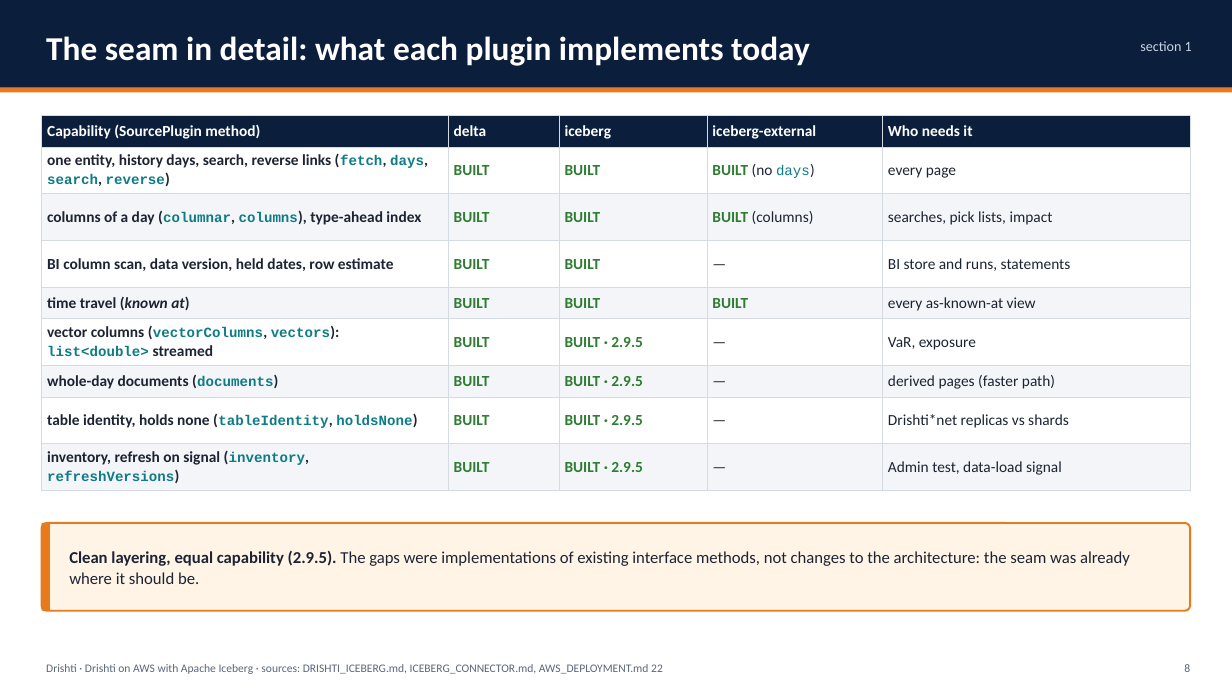
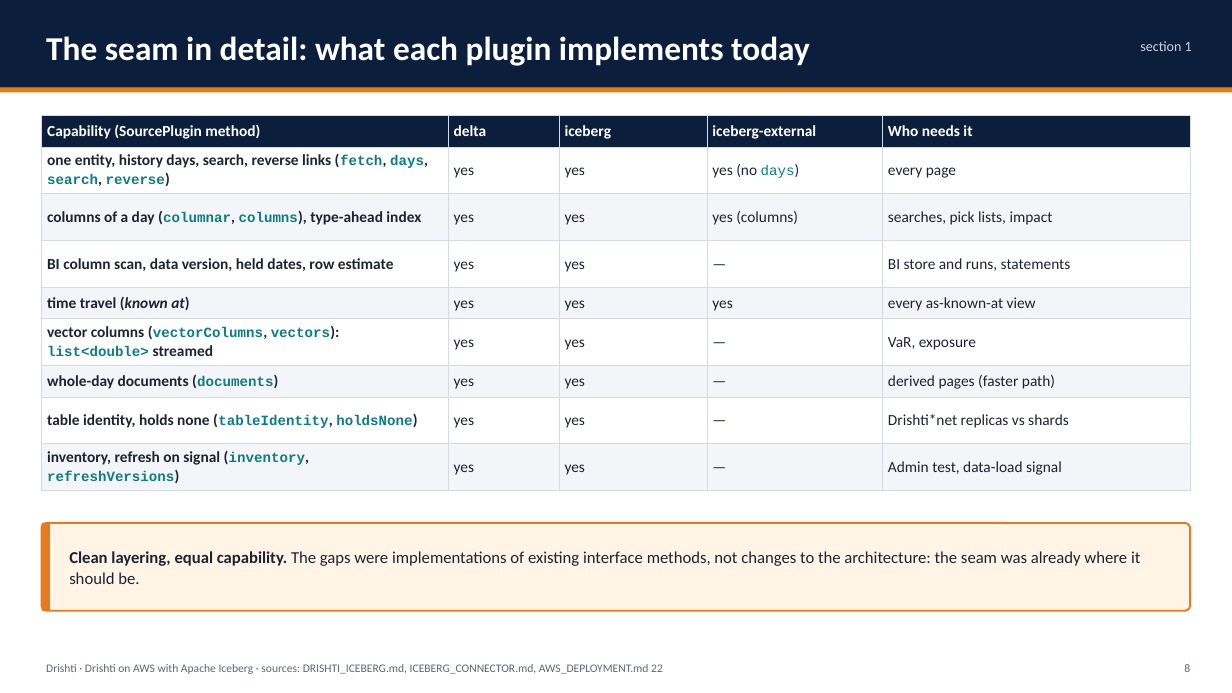
Before and after one commit to ajsinha/drishti, a slide deck: slide 8 of docs/publications/Drishti-AWS-Iceberg.pptx. Drawn at 1232x693 pixels with LibreOffice and Linux fonts; fonts in the diff are those of the drawing. Boxes give left, top, right and bottom in pixels: in the first picture for what was removed or moved away, otherwise in the second. Text is boxed around its words. In the diff, an @@ line names an element or a change of style, - is before the commit and + after.

Commit message:
Decks: Design and Evidence, AWS Delta Lake and AWS Iceberg rebuilt (no BUILT pills, no release numbers, facts brought up to date; editions, Arrow, computed attributes, the Java loader and sharding on Fargate)

```diff
--- a/docs/publications/Drishti-AWS-Iceberg.pptx
+++ b/docs/publications/Drishti-AWS-Iceberg.pptx
@@ table at (42,116,1190,491) @@
-row 2: one entity, history days, search, reverse links (fetch, days, search, reverse) | BUILT | BUILT | BUILT (no days) | every page
+row 2: one entity, history days, search, reverse links (fetch, days, search, reverse) | yes | yes | yes (no days) | every page
-row 3: columns of a day (columnar, columns), type-ahead index | BUILT | BUILT | BUILT (columns) | searches, pick lists, impact
+row 3: columns of a day (columnar, columns), type-ahead index | yes | yes | yes (columns) | searches, pick lists, impact
-row 4, column 2: BUILT
+row 4, column 2: yes
-row 4, column 3: BUILT
+row 4, column 3: yes
-row 5: time travel (known at) | BUILT | BUILT | BUILT | every as-known-at view
+row 5: time travel (known at) | yes | yes | yes | every as-known-at view
-row 6, column 2: BUILT
+row 6, column 2: yes
-row 6, column 3: BUILT · 2.9.5
+row 6, column 3: yes
-row 7, column 2: BUILT
+row 7, column 2: yes
-row 7, column 3: BUILT · 2.9.5
+row 7, column 3: yes
-row 8, column 2: BUILT
+row 8, column 2: yes
-row 8, column 3: BUILT · 2.9.5
+row 8, column 3: yes
-row 9, column 2: BUILT
+row 9, column 2: yes
-row 9, column 3: BUILT · 2.9.5
+row 9, column 3: yes
@@ text at (69,551,1140,584): text changed @@
-Clean layering, equal capability (2.9.5). The gaps were implementations of existing interface methods, not changes to the architecture: the seam was already where it should be.
+Clean layering, equal capability. The gaps were implementations of existing interface methods, not changes to the architecture: the seam was already where it should be.
```
Also in this commit, not shown: 43 other slides changed, 1 slide added, 3 other files.
